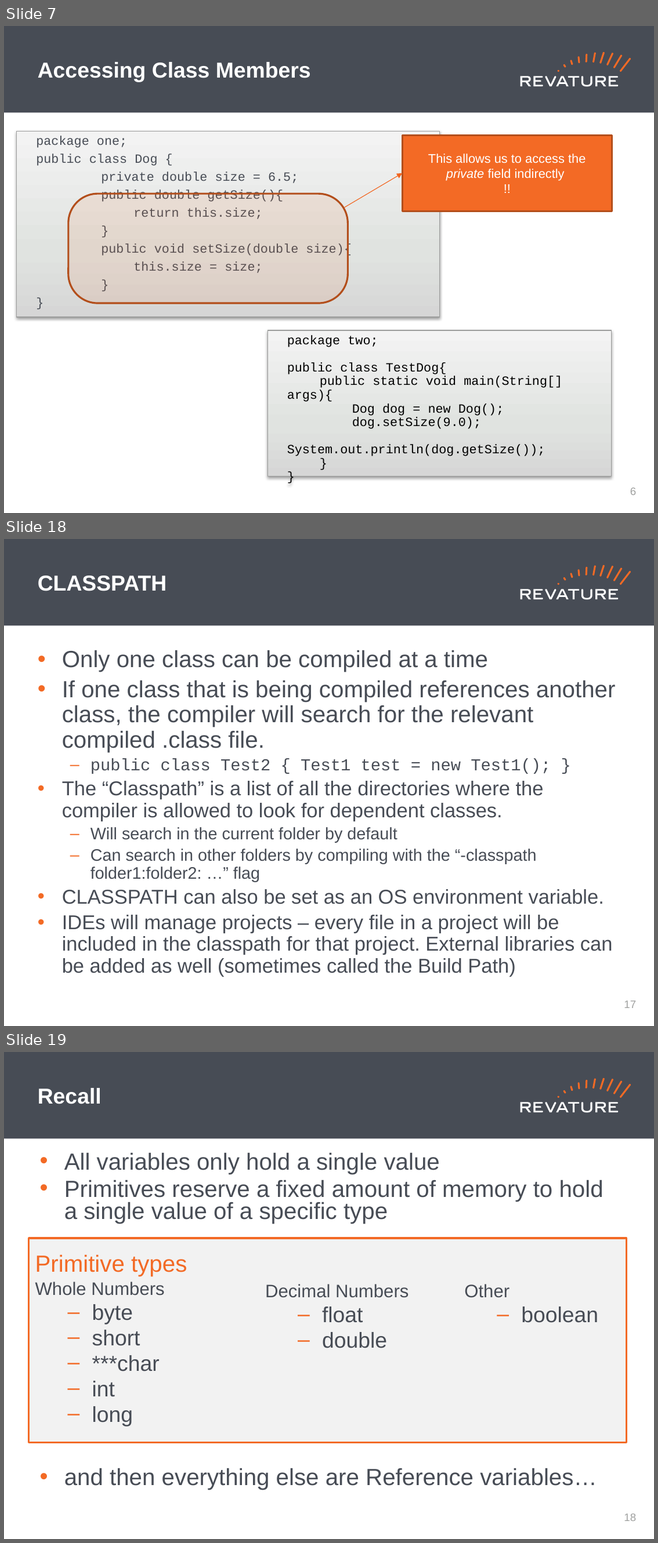
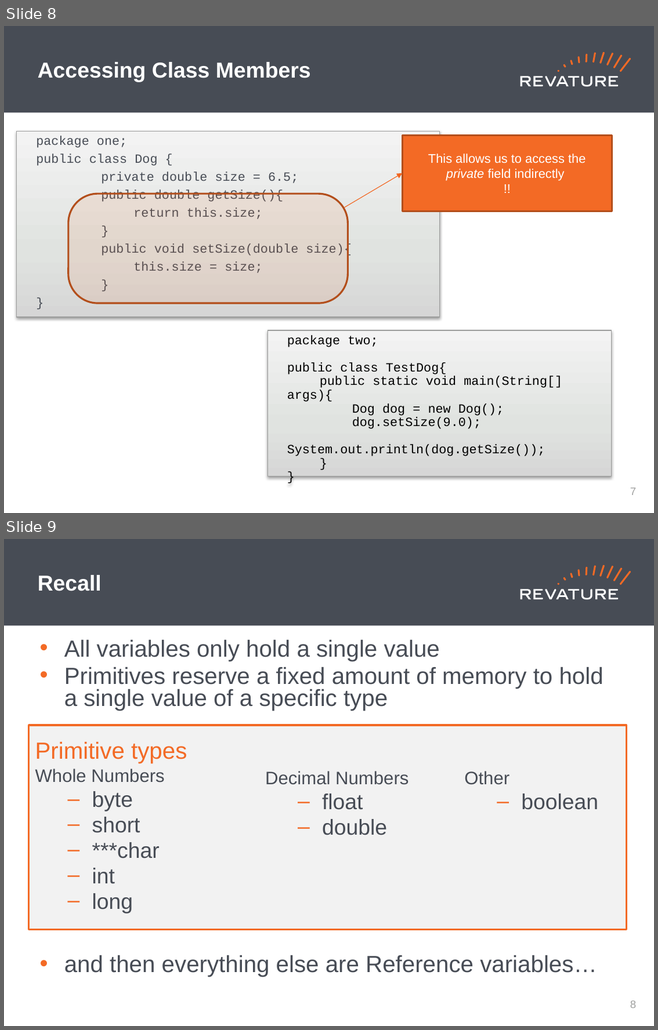
Before and after one commit to jhigherevature/8302021_RAP, a slide deck: powerpoints/Day_7.pptx. Shown one above the other, each under a label of ours: slides 7, 18 and 19 before the commit, slides 8 and 9 after it; the slides between them are not shown. The pictures are 658x1543 and 658x1030 pixels, drawn with LibreOffice and Linux fonts; fonts in the diff are those of the drawing. Boxes give left, top, right and bottom in pixels: in the first picture for what was removed or moved away, otherwise in the second. Text is boxed around its words. In the diff, an @@ line names an element or a change of style, - is before the commit and + after.

```diff
--- a/powerpoints/Day_7.pptx
+++ b/powerpoints/Day_7.pptx
@@ slide 18 removed at (x1=4, y1=539, x2=654, y2=1026), background #FFFFFF; not listed: 19 template elements that a slide beside it also shows @@
@@ title removed at (x1=38, y1=576, x2=167, y2=591) @@
-CLASSPATH
@@ text removed at (x1=62, y1=650, x2=615, y2=977) @@
-• Only one class can be compiled at a time
-• If one class that is being compiled references another class, the compiler will search for the relevant compiled .class file.
-  – public class Test2 { Test1 test = new Test1(); }
-• The “Classpath” is a list of all the directories where the compiler is allowed to look for dependent classes.
-  – Will search in the current folder by default
-  – Can search in other folders by compiling with the “-classpath folder1:folder2: …” flag
-• CLASSPATH can also be set as an OS environment variable.
-• IDEs will manage projects – every file in a project will be included in the classpath for that project. External libraries can be added as well (sometimes called the Build Path)
@@ page number removed at (x1=623, y1=1001, x2=636, y2=1008) @@
-17
@@ what was slide 7 is now slide 8 @@
@@ page number at (x1=630, y1=488, x2=636, y2=495): text changed @@
-6
+7
@@ what was slide 19 is now slide 9 @@
@@ page number at (x1=630, y1=1001, x2=636, y2=1008): text changed @@
-18
+8
```
Also in this commit, not shown: 2 slides changed, 1 slide added, 10 other slides removed.
